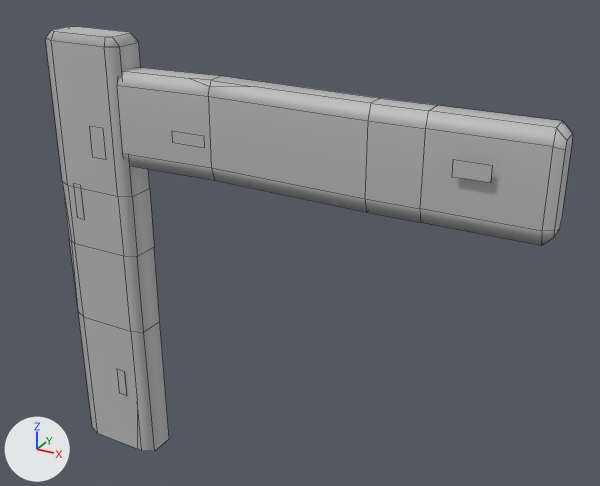
Two versions of the FBX model Harvest Valley VR/Assets/Models/Buildings/FenceModular.fbx, one commit apart.
Camera for both pictures: a camera (50 mm lens) standing at (0.0368, 0.019, 0.0342) and looking at (0.0139, 0.0608, 0.0133). Arrows for +X, +Y and +Z are at lower left; the lights stay in place. Mesh edges are drawn as thin lines. Where no turn or scale is listed for an object, it has been applied to the vertices.

In view in the first picture: 'Fence_Modular'.
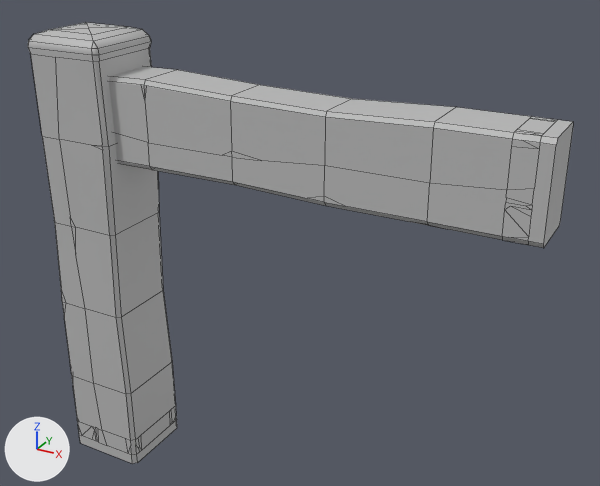
Commit message: New fences!

Where the change shows, as pixel boxes [x1, y1, x2, y2] in the pictures (600 x 486 px):
'Fence_Modular', reshaped, moved
    before: [45, 26, 573, 451]
    after: [28, 22, 573, 463]
part 1 of me_mesh, rebuilt (20% wider)
    before: [45, 26, 169, 451]
    after: [28, 22, 177, 463]
part 2 of me_mesh, rebuilt
    before: [117, 67, 573, 246]
    after: [109, 67, 573, 248]
part 3 of me_mesh, deleted
    before: [73, 126, 492, 396]

The edits, one by one:
me_mesh is used by ob_fence_modular; location (0.0, 0.05903, -0.005).
me_mesh had 152 vertices, 106 faces and spanned x -0.0033..0.0296, y -0.0014..0.0014, z 0.0..0.0304.
me_mesh now has 352 vertices, 283 faces and spans x -0.003..0.0293, y -0.0027..0.0027, z 0.0..0.0306.
me_mesh part 1: the loose piece of 54 vertices spanning x -0.0033..0.0029, y -0.0013..0.0014, z 0.0..0.0304 is rebuilt with 177 vertices and now spans x -0.003..0.0028, y -0.0027..0.0027, z 0.0..0.0306.
me_mesh part 2: the loose piece of 54 vertices spanning x 0.0026..0.0296, y -0.0011..0.0009, z 0.0223..0.0285 is rebuilt with 175 vertices and now spans x 0.0001..0.0293, y -0.0017..0.0019, z 0.0226..0.0283.
me_mesh part 3: 11 loose pieces with 44 vertices, spanning x -0.0018..0.0272, y -0.0014..0.0014, z 0.0028..0.0275, are deleted.
Object 'Fence_Modular' (ob_fence_modular) moves from (0.0, 0.05903, -0.005) to (0.0, 0.05893, -0.005).
